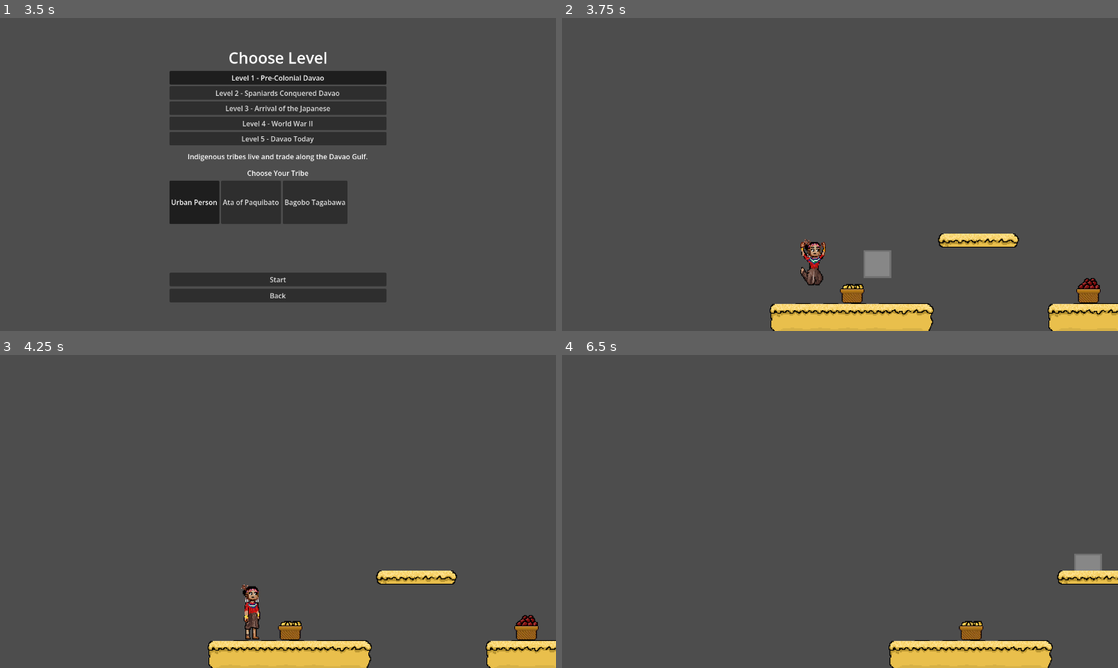
Above: before the commit, frames 1-4 (two rows, left to right).
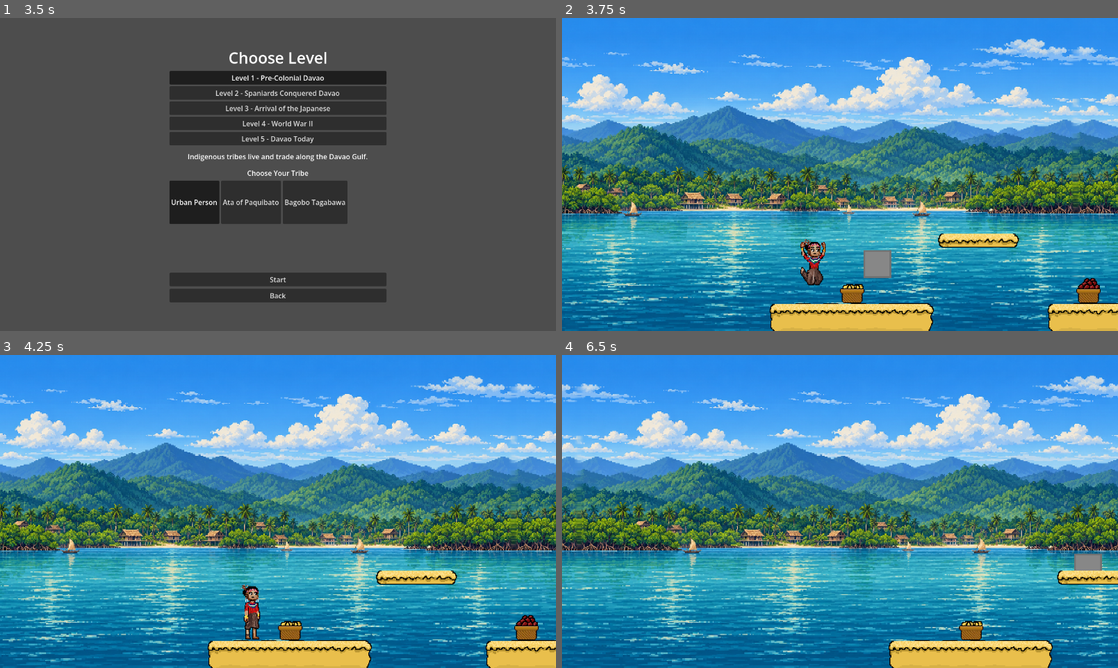
Above: after the commit, the same moments.

Repository: JumbledOne/RPHGameProject
Game: Godot game, scene res://scenes/ui/main_menu.tscn
Same seed, same stepped clock (60 frames per second), same inputs: the game is played once before the commit and once after it. The engine's default icon, where the game draws it, is replaced by a stand-in: a white triangle on a blue panel in a dark square.
Inputs (mouse positions are in pixels of both pictures, inside the frame that each line leads up to):
- Up to frame 1 (3.5 s): click "Play" at 0.5 s; click "Level 1 - Pre-Colonial Davao" at 1.25 s; click "Level 1 - Pre-Colonial Davao" at 2 s; click "Level 1 - Pre-Colonial Davao" at 2.75 s
- Up to frame 2 (3.75 s): click "Start" at 3.5 s
- Up to frame 3 (4.25 s): no input
- Up to frame 4 (6.5 s): tap Enter at 4.25 s; move the mouse to (962, 495) at 4.27 s; hold I (ability) 4.28-5.03 s; hold D (right) 4.28-5.78 s; tap Space (jump) at 4.52, 5.27 s; move the mouse to (728, 527) at 5.02 s; tap E (attack) at 5.1 s; move the mouse to (895, 442) at 5.77 s; hold A (left) from 5.78 s (still down); hold I (ability) from 5.78 s (still down)

Frame 1 is identical in both runs. In frame 2, 94% of the frame differs, in the area x 0-100%, y 0-100%; in frame 3, 94%; in frame 4, 96%.

Commit message:
Tuned background y value to always be inside the screen

Diff:
--- a/src/scenes/game_scene/game_scene.tscn
+++ b/src/scenes/game_scene/game_scene.tscn
@@ -7,7 +7,6 @@
 [ext_resource type="PackedScene" uid="uid://vmsxvdlgsokl" path="res://scenes/game_scene/game_ui.tscn" id="7_201br"]
 [ext_resource type="PackedScene" uid="uid://bmnx81gdn0jd6" path="res://scenes/game_scene/durian.tscn" id="7_j6s53"]
 [ext_resource type="PackedScene" uid="uid://b7cwtkfr5atuj" path="res://scenes/game_scene/collectible.tscn" id="7_wmtvo"]
-[ext_resource type="PackedScene" uid="uid://73qqhe04mof4" path="res://scripts/background/background.tscn" id="9_dgii4"]
 [ext_resource type="PackedScene" uid="uid://b2t6itv4f21fr" path="res://scenes/game_scene/honey_jar.tscn" id="9_j6s53"]
 
 [sub_resource type="GDScript" id="GDScript_8p81m"]
@@ -945,9 +944,6 @@
 [node name="GameScene" type="Node2D" unique_id=211181931]
 script = SubResource("GDScript_8p81m")
 
-[node name="Background" parent="." unique_id=1712092851 instance=ExtResource("9_dgii4")]
-repeat_times = 7
-
 [node name="EvilDurian" parent="." unique_id=565006692 instance=ExtResource("1_wmtvo")]
 position = Vector2(403, -168)
 
@@ -976,5 +972,3 @@
 
 [node name="TileMapLayer2" type="TileMapLayer" parent="." unique_id=1529009657]
 tile_set = SubResource("TileSet_yf5fn")
-
-[editable path="Background"]
--- a/src/scenes/levels/level_1.tscn
+++ b/src/scenes/levels/level_1.tscn
@@ -1282,6 +1282,7 @@
 [node name="Level1" type="Node2D" unique_id=10831665]
 
 [node name="Background" parent="." unique_id=1712092851 instance=ExtResource("2_sk5k4")]
+scroll_offset = Vector2(0, 98)
 
 [node name="EvilDurian" parent="." unique_id=565006692 instance=ExtResource("2_5jnu0")]
 position = Vector2(-1804, -90)
--- a/src/scripts/background/background.tscn
+++ b/src/scripts/background/background.tscn
@@ -3,7 +3,7 @@
 [ext_resource type="Texture2D" uid="uid://50amvlb5jy4j" path="res://assets/sprites/stage1_ancient_trading_gulf_640x360.png" id="1_4upsu"]
 
 [node name="Background" type="Parallax2D" unique_id=1712092851]
-scroll_scale = Vector2(2, 2)
+scroll_scale = Vector2(0.5, 0.5)
 repeat_size = Vector2(640, 0)
 repeat_times = 37
 
